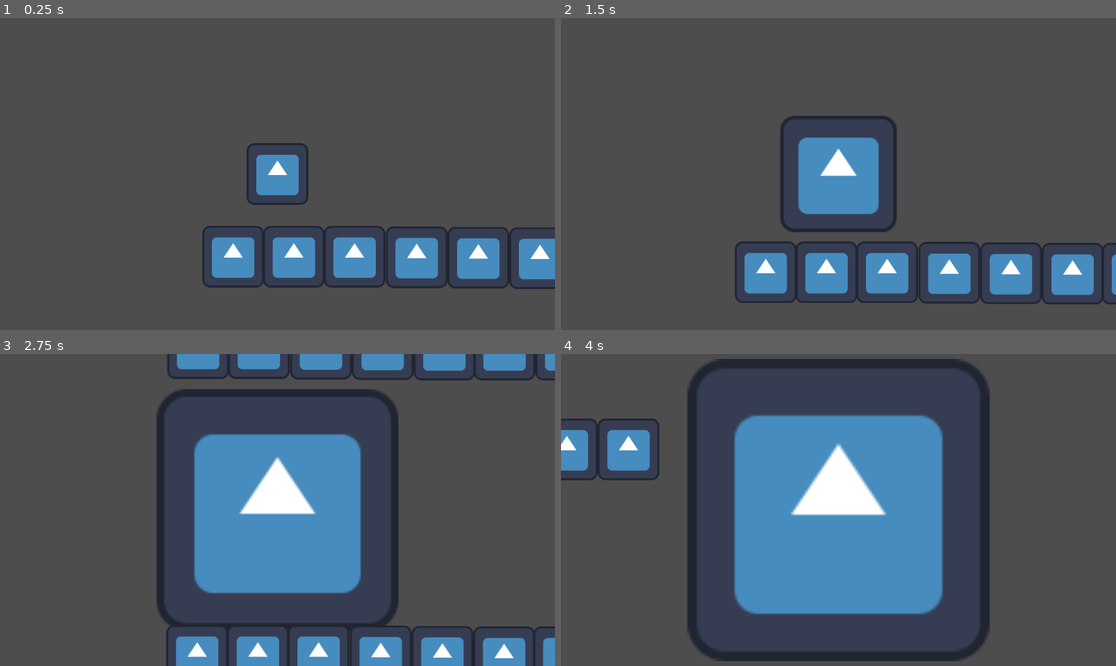
Above: before the commit, frames 1-4 (two rows, left to right).
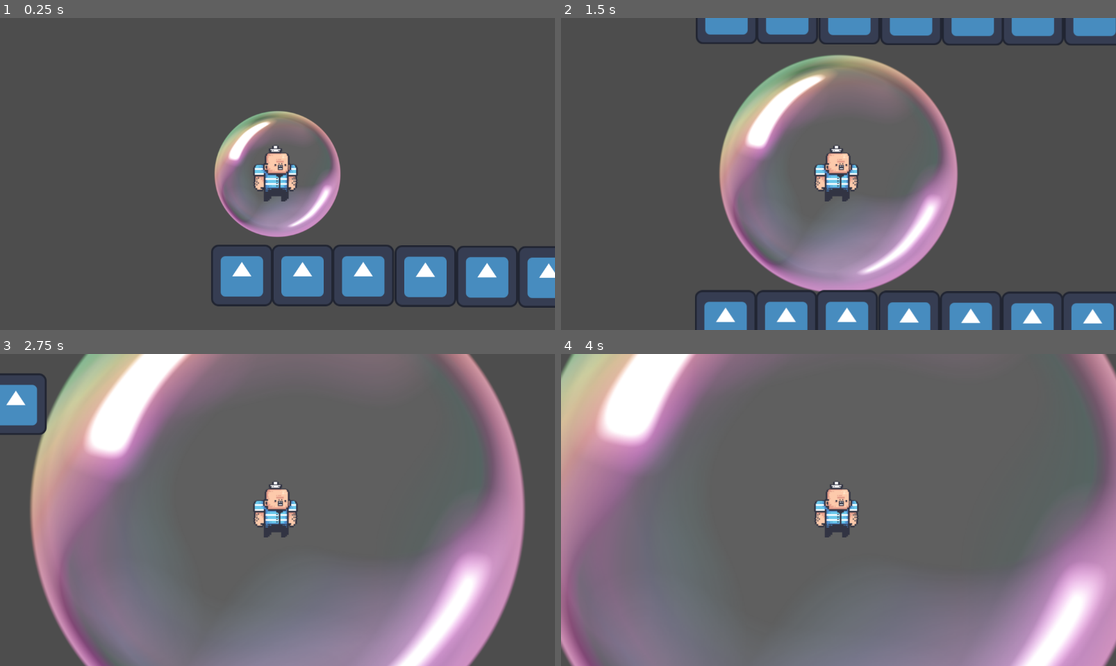
Above: after the commit, the same moments.

Repository: rcgRaf/bubbbleaway
Game: Godot game, scene res://scenes/levels/main_scene.tscn
The game is run twice, just before and just after one commit, with the same random seed, the same clock (stepped at 60 frames per second) and the same inputs. The engine's default icon, where the game draws it, is replaced by a stand-in: a white triangle on a blue panel in a dark square.
Inputs:
- Up to frame 1 (0.25 s): no input
- Up to frame 2 (1.5 s): tap Enter (ui_accept) at 0.5, 0.6, 0.77, 1.07, 1.35 s; hold Right (ui_right) from 0.53 s (still down)
- Up to frame 3 (2.75 s): tap Enter (ui_accept) at 1.52, 1.82, 2.1 s; release Right (ui_right) at 2.03 s; hold Left (ui_left) from 2.03 s (still down)
- Up to frame 4 (4 s): release Left (ui_left) at 2.78 s; hold Right (ui_right) from 2.78 s (still down); tap Enter (ui_accept) at 2.85, 3.02, 3.32, 3.6, 3.77 s

The runs differ from the first frame. In frame 1, 16% of the frame differs, in the area x 36-100%, y 29-93%; in frame 2, 39%; in frame 3, 79%; in frame 4, 89%, in the area x 0-100%, y 0-100%.

Commit message:
add player visuals. minor player script changes.

Diff:
--- a/project.godot
+++ b/project.godot
@@ -18,3 +18,38 @@
 [dotnet]
 
 project/assembly_name="Orbit"
+
+[input]
+
+ui_left={
+"deadzone": 0.5,
+"events": [Object(InputEventKey,"resource_local_to_scene":false,"resource_name":"","device":0,"window_id":0,"alt_pressed":false,"shift_pressed":false,"ctrl_pressed":false,"meta_pressed":false,"pressed":false,"keycode":4194319,"physical_keycode":0,"key_label":0,"unicode":0,"location":0,"echo":false,"script":null)
+, Object(InputEventJoypadButton,"resource_local_to_scene":false,"resource_name":"","device":0,"button_index":13,"pressure":0.0,"pressed":false,"script":null)
+, Object(InputEventJoypadMotion,"resource_local_to_scene":false,"resource_name":"","device":0,"axis":0,"axis_value":-1.0,"script":null)
+, Object(InputEventKey,"resource_local_to_scene":false,"resource_name":"","device":-1,"window_id":0,"alt_pressed":false,"shift_pressed":false,"ctrl_pressed":false,"meta_pressed":false,"pressed":false,"keycode":0,"physical_keycode":65,"key_label":0,"unicode":97,"location":0,"echo":false,"script":null)
+]
+}
+ui_right={
+"deadzone": 0.5,
+"events": [Object(InputEventKey,"resource_local_to_scene":false,"resource_name":"","device":0,"window_id":0,"alt_pressed":false,"shift_pressed":false,"ctrl_pressed":false,"meta_pressed":false,"pressed":false,"keycode":4194321,"physical_keycode":0,"key_label":0,"unicode":0,"location":0,"echo":false,"script":null)
+, Object(InputEventJoypadButton,"resource_local_to_scene":false,"resource_name":"","device":0,"button_index":14,"pressure":0.0,"pressed":false,"script":null)
+, Object(InputEventJoypadMotion,"resource_local_to_scene":false,"resource_name":"","device":0,"axis":0,"axis_value":1.0,"script":null)
+, Object(InputEventKey,"resource_local_to_scene":false,"resource_name":"","device":-1,"window_id":0,"alt_pressed":false,"shift_pressed":false,"ctrl_pressed":false,"meta_pressed":false,"pressed":false,"keycode":0,"physical_keycode":68,"key_label":0,"unicode":100,"location":0,"echo":false,"script":null)
+]
+}
+ui_up={
+"deadzone": 0.5,
+"events": [Object(InputEventKey,"resource_local_to_scene":false,"resource_name":"","device":0,"window_id":0,"alt_pressed":false,"shift_pressed":false,"ctrl_pressed":false,"meta_pressed":false,"pressed":false,"keycode":4194320,"physical_keycode":0,"key_label":0,"unicode":0,"location":0,"echo":false,"script":null)
+, Object(InputEventJoypadButton,"resource_local_to_scene":false,"resource_name":"","device":0,"button_index":11,"pressure":0.0,"pressed":false,"script":null)
+, Object(InputEventJoypadMotion,"resource_local_to_scene":false,"resource_name":"","device":0,"axis":1,"axis_value":-1.0,"script":null)
+, Object(InputEventKey,"resource_local_to_scene":false,"resource_name":"","device":-1,"window_id":0,"alt_pressed":false,"shift_pressed":false,"ctrl_pressed":false,"meta_pressed":false,"pressed":false,"keycode":0,"physical_keycode":87,"key_label":0,"unicode":119,"location":0,"echo":false,"script":null)
+]
+}
+ui_down={
+"deadzone": 0.5,
+"events": [Object(InputEventKey,"resource_local_to_scene":false,"resource_name":"","device":0,"window_id":0,"alt_pressed":false,"shift_pressed":false,"ctrl_pressed":false,"meta_pressed":false,"pressed":false,"keycode":4194322,"physical_keycode":0,"key_label":0,"unicode":0,"location":0,"echo":false,"script":null)
+, Object(InputEventJoypadButton,"resource_local_to_scene":false,"resource_name":"","device":0,"button_index":12,"pressure":0.0,"pressed":false,"script":null)
+, Object(InputEventJoypadMotion,"resource_local_to_scene":false,"resource_name":"","device":0,"axis":1,"axis_value":1.0,"script":null)
+, Object(InputEventKey,"resource_local_to_scene":false,"resource_name":"","device":-1,"window_id":0,"alt_pressed":false,"shift_pressed":false,"ctrl_pressed":false,"meta_pressed":false,"pressed":false,"keycode":0,"physical_keycode":83,"key_label":0,"unicode":115,"location":0,"echo":false,"script":null)
+]
+}
--- a/scenes/entities/bubble.tscn
+++ b/scenes/entities/bubble.tscn
@@ -1,7 +1,45 @@
-[gd_scene load_steps=5 format=3 uid="uid://ksvvqbt444m"]
+[gd_scene load_steps=44 format=3 uid="uid://ksvvqbt444m"]
 
 [ext_resource type="Script" path="res://scripts/player/bubble.gd" id="1_48tqw"]
-[ext_resource type="Texture2D" uid="uid://bv3gofmfn08d6" path="res://icon.svg" id="1_gbsnf"]
+[ext_resource type="Texture2D" uid="uid://d2abegrqxf65i" path="res://resources/png/bubble.png" id="2_5gg48"]
+[ext_resource type="Texture2D" uid="uid://d1lh4oc8yo7b7" path="res://resources/png/PlayerIdle/1.png" id="3_erbke"]
+[ext_resource type="Texture2D" uid="uid://xb8bvpnxy5ma" path="res://resources/png/PlayerIdle/2.png" id="4_7dsfm"]
+[ext_resource type="Texture2D" uid="uid://cc4uoucvj6sbn" path="res://resources/png/PlayerIdle/3.png" id="5_vemyi"]
+[ext_resource type="Texture2D" uid="uid://d1lmpwu431hre" path="res://resources/png/PlayerIdle/4.png" id="6_kywxr"]
+[ext_resource type="Texture2D" uid="uid://cy3wm7u243xiq" path="res://resources/png/PlayerIdle/5.png" id="7_y52mu"]
+[ext_resource type="Texture2D" uid="uid://c8g7gyq076rvc" path="res://resources/png/PlayerIdle/6.png" id="8_qnc1q"]
+[ext_resource type="Texture2D" uid="uid://c1puhq3q3533m" path="res://resources/png/PlayerIdle/7.png" id="9_y2523"]
+[ext_resource type="Texture2D" uid="uid://m0up8bm82fd6" path="res://resources/png/PlayerIdle/8.png" id="10_sba2e"]
+[ext_resource type="Texture2D" uid="uid://bkm3wrmw1lrff" path="res://resources/png/PlayerIdle/9.png" id="11_gk733"]
+[ext_resource type="Texture2D" uid="uid://cqsib4h8pkr2c" path="res://resources/png/PlayerIdle/10.png" id="12_oyyab"]
+[ext_resource type="Texture2D" uid="uid://dhpigb0busaex" path="res://resources/png/PlayerIdle/11.png" id="13_8va4r"]
+[ext_resource type="Texture2D" uid="uid://cy0a2dxlapn8b" path="res://resources/png/PlayerIdle/12.png" id="14_g14xg"]
+[ext_resource type="Texture2D" uid="uid://dwfl761qm5hsn" path="res://resources/png/PlayerIdle/13.png" id="15_3v1ln"]
+[ext_resource type="Texture2D" uid="uid://n0d76bw2kvey" path="res://resources/png/PlayerIdle/14.png" id="16_6snht"]
+[ext_resource type="Texture2D" uid="uid://dbij5ql52xf5j" path="res://resources/png/PlayerIdle/15.png" id="17_r2nuk"]
+[ext_resource type="Texture2D" uid="uid://clgmhyb7bxo7g" path="res://resources/png/PlayerIdle/16.png" id="18_1iwad"]
+[ext_resource type="Texture2D" uid="uid://cswi64w1liy55" path="res://resources/png/PlayerIdle/17.png" id="19_4m0jf"]
+[ext_resource type="Texture2D" uid="uid://df3amogmclmns" path="res://resources/png/PlayerIdle/18.png" id="20_ul05t"]
+[ext_resource type="Texture2D" uid="uid://b8guomsoeulva" path="res://resources/png/PlayerIdle/19.png" id="21_4gosy"]
+[ext_resource type="Texture2D" uid="uid://drhwl5vyvk0mn" path="res://resources/png/PlayerIdle/20.png" id="22_ko03n"]
+[ext_resource type="Texture2D" uid="uid://b7auatgm8wry2" path="res://resources/png/PlayerIdle/21.png" id="23_4gich"]
+[ext_resource type="Texture2D" uid="uid://dqyl5pb4l8f57" path="res://resources/png/PlayerIdle/22.png" id="24_havmo"]
+[ext_resource type="Texture2D" uid="uid://dlw25k3hjr1t2" path="res://resources/png/PlayerIdle/23.png" id="25_nmm4d"]
+[ext_resource type="Texture2D" uid="uid://dkaevgc0pwmib" path="res://resources/png/PlayerIdle/24.png" id="26_6fpn1"]
+[ext_resource type="Texture2D" uid="uid://di7td8fotvhge" path="res://resources/png/PlayerIdle/25.png" id="27_mpgt7"]
+[ext_resource type="Texture2D" uid="uid://d2yummkxds7sf" path="res://resources/png/PlayerIdle/26.png" id="28_i5d31"]
+[ext_resource type="Texture2D" uid="uid://bexhdprb22fgw" path="res://resources/png/PlayerIdle/27.png" id="29_m0vyo"]
+[ext_resource type="Texture2D" uid="uid://cyu7r3v8rqprx" path="res://resources/png/PlayerIdle/28.png" id="30_6aunq"]
+[ext_resource type="Texture2D" uid="uid://ctaxhgo0e3t41" path="res://resources/png/PlayerIdle/29.png" id="31_kl3kh"]
+[ext_resource type="Texture2D" uid="uid://d3frn8akswrfn" path="res://resources/png/PlayerIdle/30.png" id="32_i6bjl"]
+[ext_resource type="Texture2D" uid="uid://cl3trfisugy3t" path="res://resources/png/PlayerIdle/31.png" id="33_t6xaa"]
+[ext_resource type="Texture2D" uid="uid://beap0qskpc0j5" path="res://resources/png/PlayerIdle/32.png" id="34_ucq4t"]
+[ext_resource type="Texture2D" uid="uid://cbifyf7st8wdc" path="res://resources/png/PlayerIdle/33.png" id="35_b4hny"]
+[ext_resource type="Texture2D" uid="uid://bv2dvxmstjlql" path="res://resources/png/PlayerIdle/34.png" id="36_csi46"]
+[ext_resource type="Texture2D" uid="uid://bnsyoifiti704" path="res://resources/png/PlayerIdle/35.png" id="37_f7clb"]
+[ext_resource type="Texture2D" uid="uid://cokjg85jve16a" path="res://resources/png/PlayerIdle/36.png" id="38_7i324"]
+[ext_resource type="Texture2D" uid="uid://pn0v7kh233h4" path="res://resources/png/PlayerIdle/37.png" id="39_3mcfi"]
+[ext_resource type="Texture2D" uid="uid://cwrrop841pt7" path="res://resources/png/PlayerIdle/38.png" id="40_mc7yf"]
 
 [sub_resource type="Curve" id="Curve_32khb"]
 min_value = 1.0
@@ -13,14 +51,147 @@
 [sub_resource type="CircleShape2D" id="CircleShape2D_asxnn"]
 radius = 74.78
 
+[sub_resource type="SpriteFrames" id="SpriteFrames_yjose"]
+animations = [{
+"frames": [{
+"duration": 1.0,
+"texture": ExtResource("3_erbke")
+}, {
+"duration": 1.0,
+"texture": ExtResource("4_7dsfm")
+}, {
+"duration": 1.0,
+"texture": ExtResource("5_vemyi")
+}, {
+"duration": 1.0,
+"texture": ExtResource("6_kywxr")
+}, {
+"duration": 1.0,
+"texture": ExtResource("7_y52mu")
+}, {
+"duration": 1.0,
+"texture": ExtResource("8_qnc1q")
+}, {
+"duration": 1.0,
+"texture": ExtResource("9_y2523")
+}, {
+"duration": 1.0,
+"texture": ExtResource("10_sba2e")
+}, {
+"duration": 1.0,
+"texture": ExtResource("11_gk733")
+}, {
+"duration": 1.0,
+"texture": ExtResource("12_oyyab")
+}, {
+"duration": 1.0,
+"texture": ExtResource("13_8va4r")
+}, {
+"duration": 1.0,
+"texture": ExtResource("14_g14xg")
+}, {
+"duration": 1.0,
+"texture": ExtResource("15_3v1ln")
+}, {
+"duration": 1.0,
+"texture": ExtResource("16_6snht")
+}, {
+"duration": 1.0,
+"texture": ExtResource("17_r2nuk")
+}, {
+"duration": 1.0,
+"texture": ExtResource("18_1iwad")
+}, {
+"duration": 1.0,
+"texture": ExtResource("19_4m0jf")
+}, {
+"duration": 1.0,
+"texture": ExtResource("20_ul05t")
+}, {
+"duration": 1.0,
+"texture": ExtResource("21_4gosy")
+}, {
+"duration": 1.0,
+"texture": ExtResource("22_ko03n")
+}, {
+"duration": 1.0,
+"texture": ExtResource("23_4gich")
+}, {
+"duration": 1.0,
+"texture": ExtResource("24_havmo")
+}, {
+"duration": 1.0,
+"texture": ExtResource("25_nmm4d")
+}, {
+"duration": 1.0,
+"texture": ExtResource("26_6fpn1")
+}, {
+"duration": 1.0,
+"texture": ExtResource("27_mpgt7")
+}, {
+"duration": 1.0,
+"texture": ExtResource("28_i5d31")
+}, {
+"duration": 1.0,
+"texture": ExtResource("29_m0vyo")
+}, {
+"duration": 1.0,
+"texture": ExtResource("30_6aunq")
+}, {
+"duration": 1.0,
+"texture": ExtResource("31_kl3kh")
+}, {
+"duration": 1.0,
+"texture": ExtResource("32_i6bjl")
+}, {
+"duration": 1.0,
+"texture": ExtResource("33_t6xaa")
+}, {
+"duration": 1.0,
+"texture": ExtResource("34_ucq4t")
+}, {
+"duration": 1.0,
+"texture": ExtResource("35_b4hny")
+}, {
+"duration": 1.0,
+"texture": ExtResource("36_csi46")
+}, {
+"duration": 1.0,
+"texture": ExtResource("37_f7clb")
+}, {
+"duration": 1.0,
+"texture": ExtResource("38_7i324")
+}, {
+"duration": 1.0,
+"texture": ExtResource("39_3mcfi")
+}, {
+"duration": 1.0,
+"texture": ExtResource("40_mc7yf")
+}],
+"loop": true,
+"name": &"default",
+"speed": 30.0
+}]
+
 [node name="CharacterBody2D" type="CharacterBody2D"]
 script = ExtResource("1_48tqw")
 blowdown_curve = SubResource("Curve_32khb")
 
-[node name="Sprite2D" type="Sprite2D" parent="."]
-texture = ExtResource("1_gbsnf")
+[node name="BubbleCollisionShape" type="CollisionShape2D" parent="."]
+shape = SubResource("CircleShape2D_asxnn")
+debug_color = Color(0.0293711, 0.585475, 0.772792, 0.42)
 
-[node name="CollisionShape2D" type="CollisionShape2D" parent="."]
-shape = SubResource("CircleShape2D_asxnn")
+[node name="bubble_sprite" type="Sprite2D" parent="BubbleCollisionShape"]
+scale = Vector2(0.26, 0.26)
+texture = ExtResource("2_5gg48")
+
+[node name="AnimatedSprite2D" type="AnimatedSprite2D" parent="."]
+position = Vector2(4, -4)
+sprite_frames = SubResource("SpriteFrames_yjose")
+frame_progress = 0.145548
+
+[node name="player_sprite" type="Sprite2D" parent="."]
 
 [node name="Camera2D" type="Camera2D" parent="."]
+
+[connection signal="ready" from="AnimatedSprite2D" to="AnimatedSprite2D" method="play"]
--- a/scenes/levels/main_scene.tscn
+++ b/scenes/levels/main_scene.tscn
@@ -3,10 +3,11 @@
 [ext_resource type="PackedScene" uid="uid://bbwdrl2v6xq4g" path="res://scenes/environment/walls.tscn" id="1_fheeb"]
 [ext_resource type="PackedScene" uid="uid://ksvvqbt444m" path="res://scenes/entities/bubble.tscn" id="2_dk1o0"]
 
-[node name="Node2D" type="Node2D"]
+[node name="Game" type="Node2D"]
 
 [node name="Player" parent="." instance=ExtResource("2_dk1o0")]
-position = Vector2(153, 530)
+position = Vector2(135, 491)
+scale = Vector2(1.715, 1.715)
 
 [node name="Node2D" parent="." instance=ExtResource("1_fheeb")]
 position = Vector2(-1, 710)
--- a/scripts/player/bubble.gd
+++ b/scripts/player/bubble.gd
@@ -1,60 +1,67 @@
 extends CharacterBody2D
+
+@onready var collision_shape = $BubbleCollisionShape
+
 @export var num : float
 @export var blowdown_curve: Curve
 
 const SPEED = 300.0
 const JUMP_VELOCITY = -400.0
 const ORIGINAL_SCALE_SPEED = 2.0
-const ORIGINAL_SCALE = Vector2(1.0, 1.0)  # Original scale of the object
-const MAX_SCALE = Vector2(1.0, 1.0) * 5  # Original scale of the object
-const MIN_SCALE = Vector2(1.0, 1.0) * 0.3
+@onready var ORIGINAL_SCALE = get_bubble_scale() # Vector2(1.0, 1.0)  # Original scale of the object
+@onready var MAX_SCALE = ORIGINAL_SCALE * 5 #Vector2(1.0, 1.0) * 5  # Original scale of the object
+@onready var MIN_SCALE = ORIGINAL_SCALE * 0.3 #Vector2(1.0, 1.0) * 0.3
 const SCALE_SPEED = 2.0  # Speed of scaling
 var TARGET_SCALE = scale  # Target scale when key is pressed
 var is_scaling_up = false  # Whether the object is scaling up
 
 var upwards_force := 0.0
 
-
 func _physics_process(delta: float) -> void:
-	# Add the gravity.
 	if not is_on_floor():
 		velocity += get_gravity() * delta
 
-	# Handle jump.
-	if Input.is_action_just_pressed("ui_accept") and is_on_floor():
-		velocity.y = JUMP_VELOCITY
+	handle_horizontal_movement(delta)
+	handle_bubble_scale(delta)
 
-	# Get the input direction and handle the movement/deceleration.
-	# As good practice, you should replace UI actions with custom gameplay actions.
-	var direction := Input.get_axis("ui_left", "ui_right")
-	if direction:
-		velocity.x = direction * SPEED
-	else:
-		velocity.x = move_toward(velocity.x, 0, SPEED)
+	upwards_force = get_bubble_scale().length()
+	velocity.y -= upwards_force * 10
 
+	var collision_info = move_and_collide(velocity * delta)
+	if collision_info:
+		velocity = velocity.bounce(collision_info.get_normal()) * 0.5
+		move_and_slide()
+
+func handle_bubble_scale(delta):
 	if Input.is_action_just_pressed("ui_accept"):
 		is_scaling_up = true
 		TARGET_SCALE = TARGET_SCALE * 1.2
 		if TARGET_SCALE > MAX_SCALE:
 			TARGET_SCALE = MAX_SCALE
 
+	var curr_scale = get_bubble_scale()
 	if is_scaling_up:
-		scale = scale.slerp(TARGET_SCALE, SCALE_SPEED * delta)
-		if scale.distance_to(TARGET_SCALE) < 0.01:
-			scale = TARGET_SCALE  # Snap to target scale
+		curr_scale = curr_scale.slerp(TARGET_SCALE, SCALE_SPEED * delta)
+		if curr_scale.distance_to(TARGET_SCALE) < 0.01:
+			curr_scale = TARGET_SCALE  # Snap to target scale
 			is_scaling_up = false
 	else:
-		if scale > ORIGINAL_SCALE:
-			var multiplier = 1.0 / (ORIGINAL_SCALE.distance_to(scale) / ORIGINAL_SCALE.distance_to(MAX_SCALE))
-			scale = scale.lerp(ORIGINAL_SCALE, SCALE_SPEED * delta * multiplier)
+		if curr_scale > ORIGINAL_SCALE:
+			var multiplier = 1.0 / (ORIGINAL_SCALE.distance_to(curr_scale) / ORIGINAL_SCALE.distance_to(MAX_SCALE))
+			curr_scale = curr_scale.lerp(ORIGINAL_SCALE, SCALE_SPEED * delta * multiplier)
 		else:
-			scale = ORIGINAL_SCALE  # Snap to original scale
+			curr_scale = ORIGINAL_SCALE  # Snap to original scale
+	set_bubble_scale(curr_scale)
 
-	upwards_force = scale.length()
-	velocity.y -= upwards_force * 10
+func get_bubble_scale() -> Vector2:
+	return collision_shape.scale
 
-	var collision_info = move_and_collide(velocity * delta)
-	if collision_info:
-		velocity = velocity.bounce(collision_info.get_normal()) * 0.5
+func set_bubble_scale(new_scale: Vector2):
+	collision_shape.scale = new_scale
 
-	#move_and_slide()
+func handle_horizontal_movement(delta):
+	var direction := Input.get_axis("ui_left", "ui_right")
+	if direction:
+		velocity.x = direction * SPEED
+	else:
+		velocity.x = move_toward(velocity.x, 0, SPEED)
Binary file added: resources/png/PlayerIdle/1.png
Not shown, added: resources/png/PlayerIdle/1.png.import
Binary file added: resources/png/PlayerIdle/10.png
Not shown, added: resources/png/PlayerIdle/10.png.import
Binary file added: resources/png/PlayerIdle/11.png
Not shown, added: resources/png/PlayerIdle/11.png.import
Binary file added: resources/png/PlayerIdle/12.png
Not shown, added: resources/png/PlayerIdle/12.png.import
Binary file added: resources/png/PlayerIdle/13.png
Not shown, added: resources/png/PlayerIdle/13.png.import
Binary file added: resources/png/PlayerIdle/14.png
Not shown, added: resources/png/PlayerIdle/14.png.import
(and 66 more such lines)
